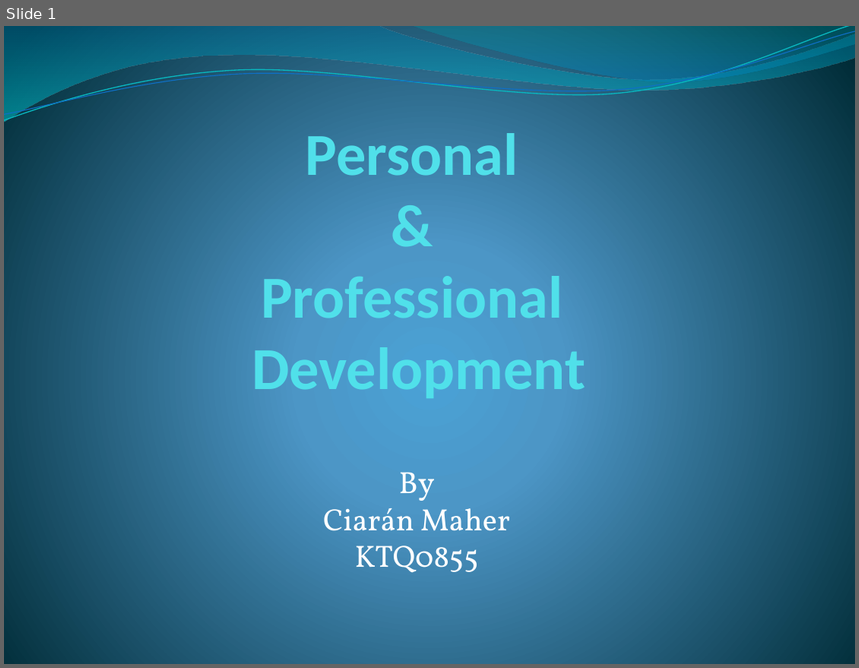
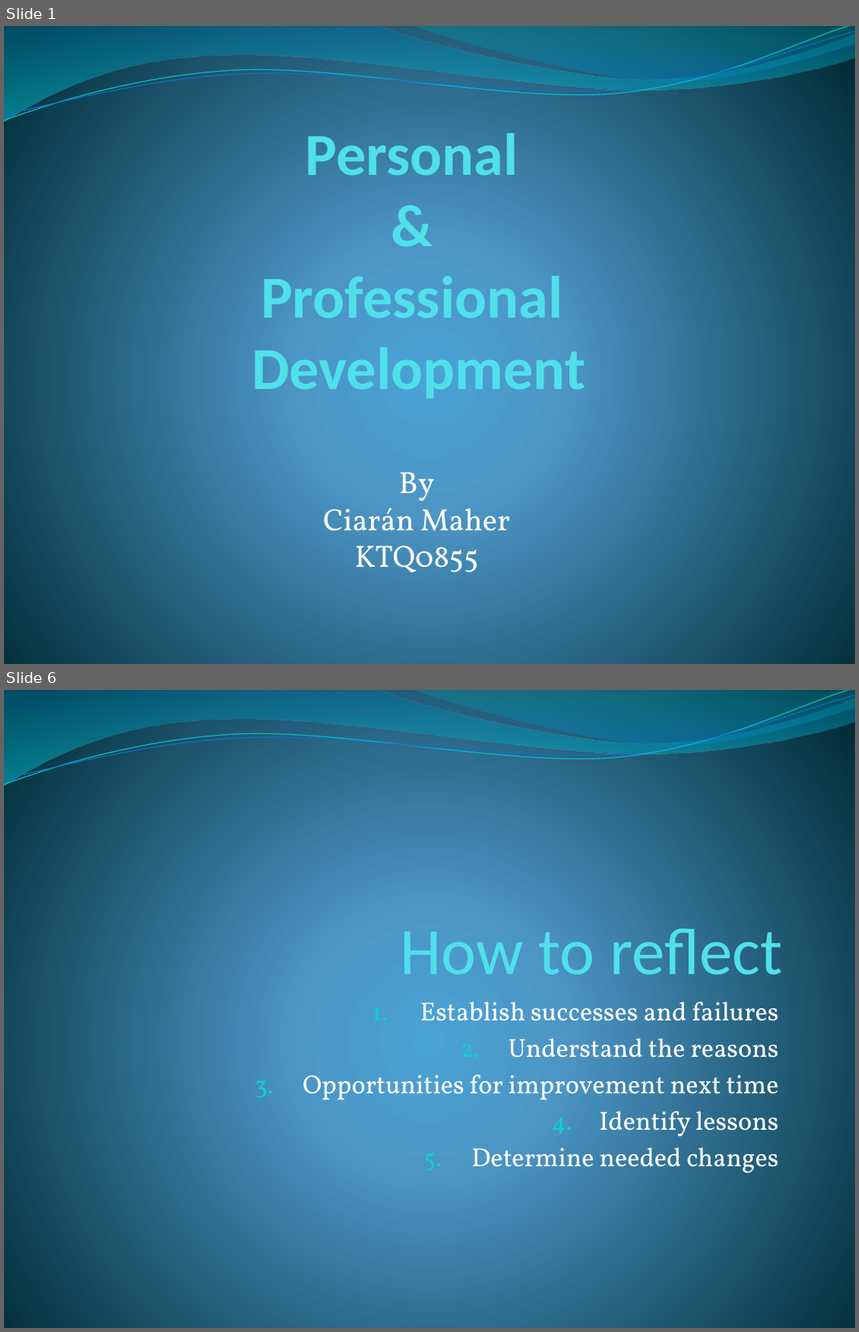
Before and after one commit to CrazeeIvan/ICT_P-PDev, a slide deck: Personal.pptx. Shown one above the other, each under a label of ours: slide 1 before the commit, slides 1 and 6 after it; the slides between them are not shown. The pictures are 859x668 and 859x1332 pixels, drawn with LibreOffice and Linux fonts; fonts in the diff are those of the drawing. Boxes give left, top, right and bottom in pixels: in the first picture for what was removed or moved away, otherwise in the second. Text is boxed around its words. In the diff, an @@ line names an element or a change of style, - is before the commit and + after.

```diff
--- a/Personal.pptx
+++ b/Personal.pptx
@@ slide 6 added at [4, 690, 855, 1328], background gradient #4AA0D6 to #4C98C7 to #002C38; not listed: 4 template elements that a slide beside it also shows @@
@@ title added at [400, 920, 782, 975], 56 pt, text #51E0EA @@
+How to reflect
@@ subtitle added at [303, 1002, 779, 1167], 22.1 pt, text #FFFFFF @@
+1. Establish successes and failures
+2. Understand the reasons
+3. Opportunities for improvement next time
+4. Identify lessons
+5. Determine needed changes
```
Also in this commit, not shown: 5 slides changed, 3 other slides added, 3 slides removed.
